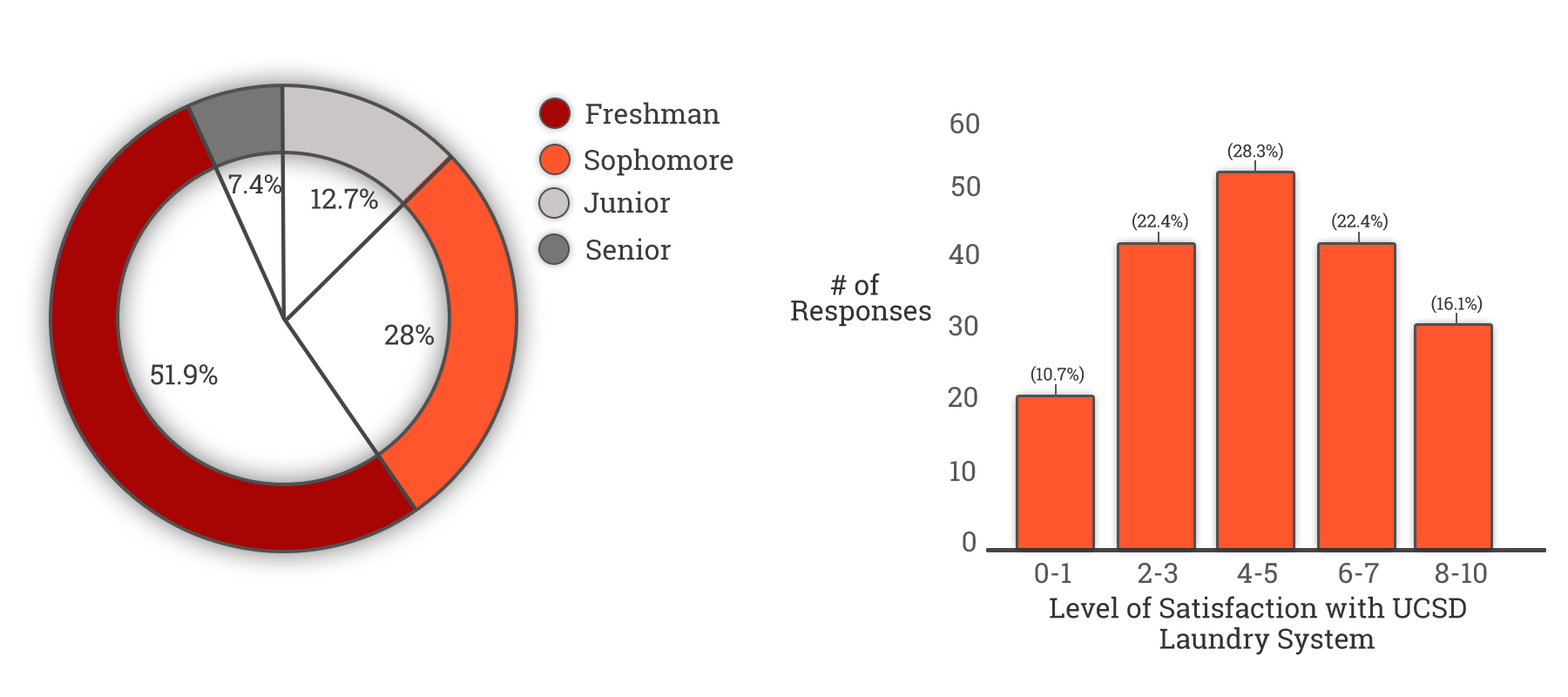
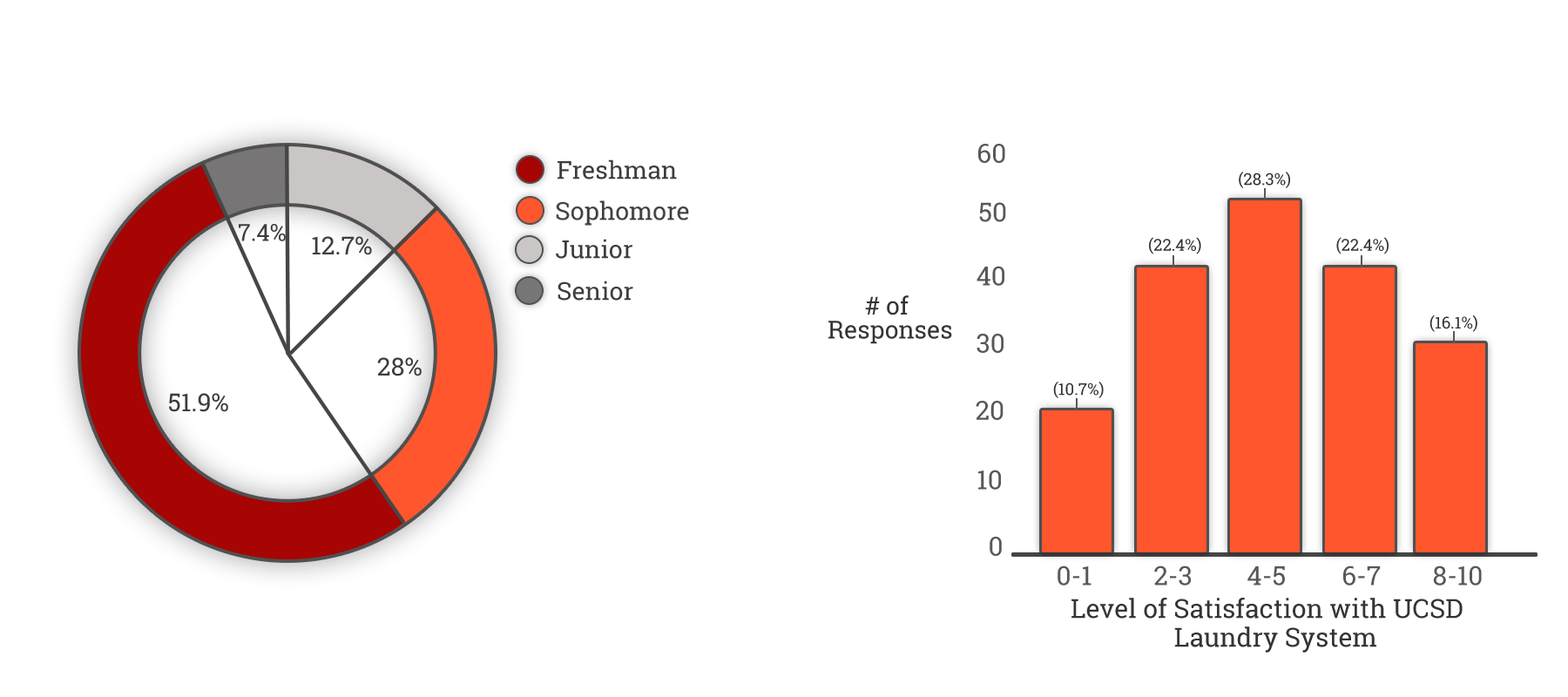
Comparing the layer stacks of the two 1568px x 697px images. Changes:
painted on "Layer 11" over bbox(1415, 325, 1491, 553)
painted on "Layer 9" over bbox(1319, 244, 1395, 553)
painted on "Layer 8" over bbox(1218, 173, 1300, 553)
painted on "Layer 7" over bbox(1119, 244, 1207, 553)
painted on "Layer 6" over bbox(1018, 397, 1112, 553)
painted on "Responses" over bbox(790, 300, 953, 345)
painted on "Laundry System" over bbox(1159, 626, 1377, 656)
painted on "Level of Satisfaction with UCSD" over bbox(1049, 595, 1467, 619)
painted on "Shape 6" over bbox(986, 547, 1547, 557)
painted on "Senior" over bbox(557, 237, 671, 301)
painted on "Junior" over bbox(555, 190, 671, 259)
painted on "Sophomore" over bbox(555, 148, 734, 226)
painted on "Freshman" over bbox(557, 101, 720, 180)
painted on "Ellipse 2" (3rd of 4) over bbox(517, 145, 569, 224)
painted on "Ellipse 2" (4th of 4) over bbox(517, 99, 569, 183)
painted on "12.7%" over bbox(310, 188, 379, 256)
painted on "Shape 5" over bbox(186, 105, 291, 355)
painted on "Shape 3" over bbox(285, 155, 453, 355)
painted on "Shape 2" over bbox(282, 317, 417, 524)
painted on "Layer 5" over bbox(187, 60, 289, 354)
painted on "Layer 4" over bbox(281, 60, 452, 354)
painted on "Layer 2" over bbox(152, 103, 288, 354)
painted on "Layer 1" over bbox(25, 127, 415, 585)
painted on "Ellipse 1" over bbox(52, 87, 515, 560)
…and 29 more changes (29 painted)
